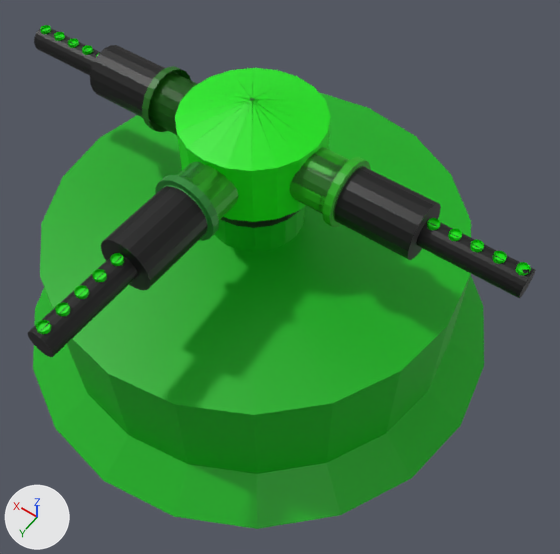
Before and after pictures for a commit that changed the OBJ model Assets/Models/Towers/Slime sprinkler.obj.
Before and after are seen from a camera (50 mm lens) standing at (-0.633, 0.806, 1.491) and looking at (-0.09, 0.047, 0.297). Lighting does not change. The marker at lower left points along +X, +Y and +Z. The older version comes first. Where no turn or scale is listed for an object, it has been applied to the vertices.
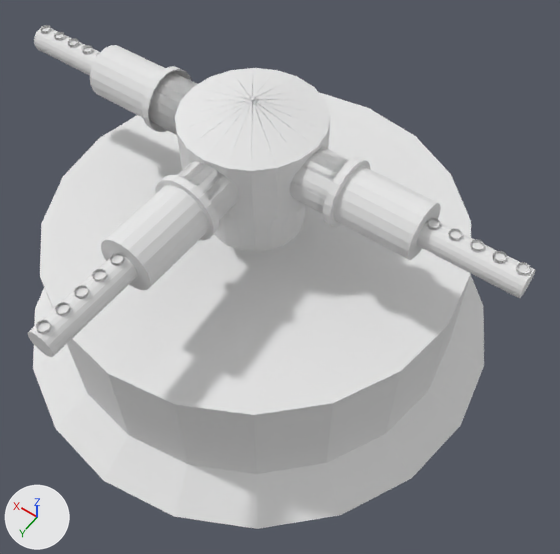
Diff of the bpy script that builds the scene:
```diff
--- a/Assets/Models/Towers/Slime sprinkler.obj.py
+++ b/Assets/Models/Towers/Slime sprinkler.obj.py
@@ mat_material_001 @@
 mat_material_001 = principled_material('Material.001')
-mat_material_001.base_color = (0.00816, 0.148, 0.00267)  # dark green #166b09
+mat_material_001.base_color = (0.8, 0.8, 0.8)  # white #e7e7e7
@@ mat_material @@
 mat_material = principled_material('Material')
-mat_material.base_color = (0.0, 0.43, 0.00469)  # green #00af0f
+mat_material.base_color = (0.8, 0.8, 0.8)  # white #e7e7e7
+mat_material.roughness = 1.0
@@ mat_material_002 @@
 mat_material_002 = principled_material('Material.002')
-mat_material_002.base_color = (0.0, 0.0, 0.0)  # black #000000
+mat_material_002.base_color = (0.8, 0.8, 0.8)  # white #e7e7e7
+mat_material_002.roughness = 1.0
@@ mat_material_006 @@
 mat_material_006 = principled_material('Material.006')
-mat_material_006.base_color = (0.00217, 0.801, 0.0)  # green #07e700
+mat_material_006.base_color = (0.8, 0.8, 0.8)  # white #e7e7e7
+mat_material_006.roughness = 1.0
@@ mat_material_005 @@
 mat_material_005 = principled_material('Material.005')
-mat_material_005.base_color = (0.00217, 0.801, 0.0)  # green #07e700
+mat_material_005.base_color = (0.8, 0.8, 0.8)  # white #e7e7e7
@@ mat_material_008 @@
 mat_material_008 = principled_material('Material.008')
-mat_material_008.base_color = (0.0162, 0.241, 0.0284)  # green #22872f
+mat_material_008.base_color = (0.8, 0.8, 0.8)  # white #e7e7e7
@@ mat_material_007 @@
 mat_material_007 = principled_material('Material.007')
-mat_material_007.base_color = (0.0157, 0.422, 0.00421)  # green #22ae0e
+mat_material_007.base_color = (0.8, 0.8, 0.8)  # white #e7e7e7
@@ mat_material_009 @@
+mat_material_009 = principled_material('Material.009')
+mat_material_009.base_color = (0.8, 0.8, 0.8)  # white #e7e7e7
+mat_material_009.roughness = 1.0
@@ me_cylinder_013 @@
 me_cylinder_013.from_pydata(...)  # 260 vertices, 242 faces; spans x -0.067..0.055, y 0.081..0.513, z 0.503..0.625
 # used by ob_cylinder_013; location = (0.0, 0.0, 0.0)
+# me_cylinder_013 part 1: all 32 faces that had it switch from mat_material_007 (green #22ae0e) to mat_material_009 (white #e7e7e7)
 me_cylinder_013.materials.append(mat_material_008)
```

Changed parts and their boxes (x1, y1, x2, y2) in the pictures (560 x 554 px):
'Cylinder', recoloured, surface changed (green to white): (33, 92, 484, 529) in both
'Cylinder.001', recoloured, surface changed (green to white): (175, 68, 330, 228) in both
'Cylinder.013', surface changed, recoloured (lighter): (28, 161, 238, 357) in both
'Cylinder.019', recoloured, surface changed (lighter): (289, 147, 535, 298) in both
'Cylinder.002', recoloured, surface changed (lighter): (34, 28, 197, 135) in both
'Cylinder.011', surface changed, recoloured (green to white): (36, 320, 51, 334) in both
'Cylinder.012', surface changed, recoloured (green to white): (55, 302, 70, 316) in both
'Cylinder.010', surface changed, recoloured (green to white): (74, 285, 89, 299) in both
'Cylinder.008', surface changed, recoloured: (92, 269, 107, 282) in both
'Cylinder.018', surface changed, recoloured: (493, 251, 507, 264) in both
'Cylinder.009', surface changed, recoloured: (110, 253, 124, 266) in both
'Cylinder.016', surface changed, recoloured: (470, 239, 484, 252) in both
'Cylinder.014', surface changed, recoloured: (448, 229, 462, 241) in both
'Cylinder.017', surface changed, recoloured: (516, 262, 531, 275) in both
'Cylinder.015', surface changed, recoloured: (427, 218, 440, 230) in both
'Cylinder.007', recoloured: (82, 45, 93, 55) in both
'Cylinder.005', recoloured: (68, 38, 79, 48) in both
'Cylinder.004', surface changed, recoloured: (40, 25, 51, 34) in both
'Cylinder.003', recoloured: (54, 32, 65, 41) in both
part 1 of me_cylinder_013, recoloured (green to white): (178, 161, 238, 220) in both
